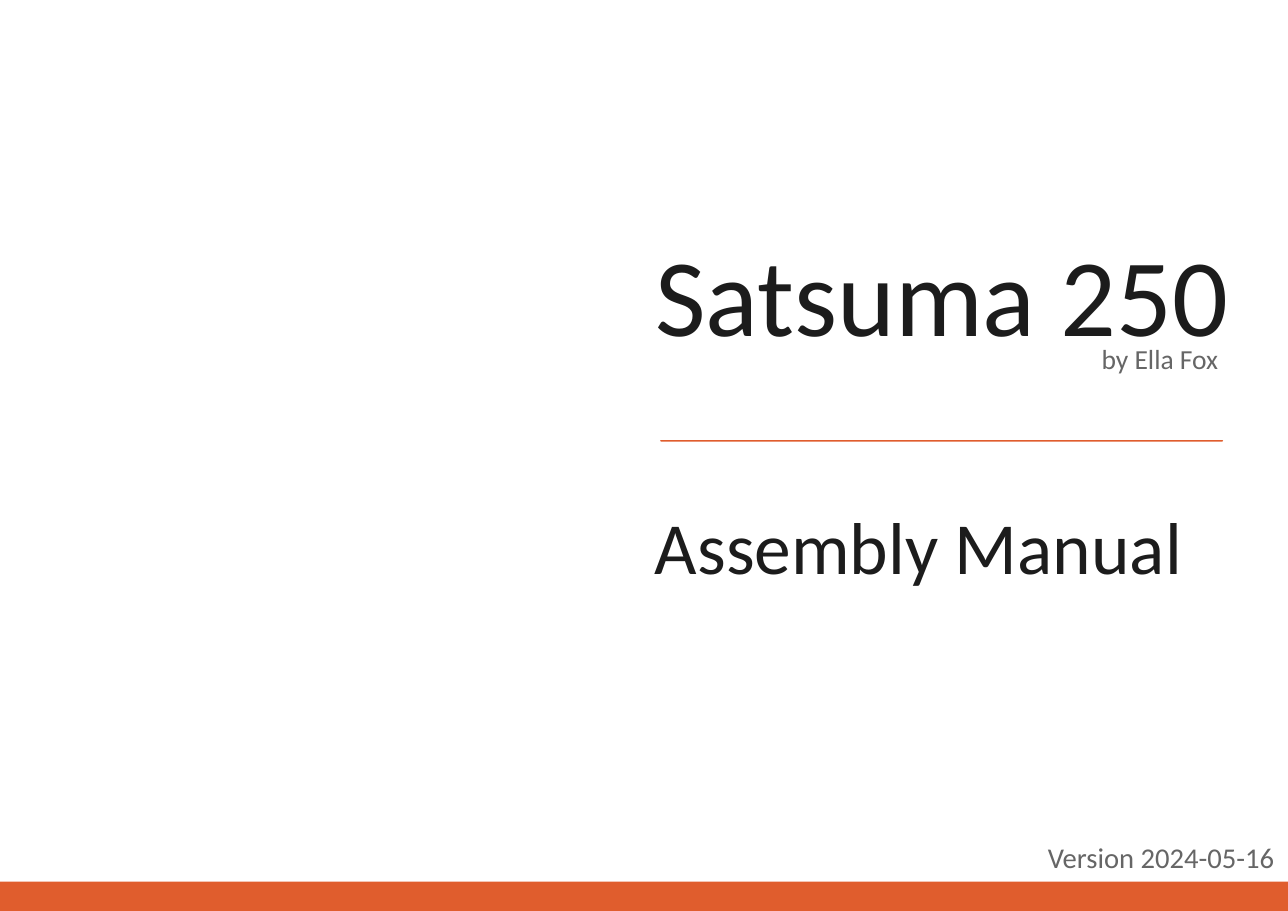
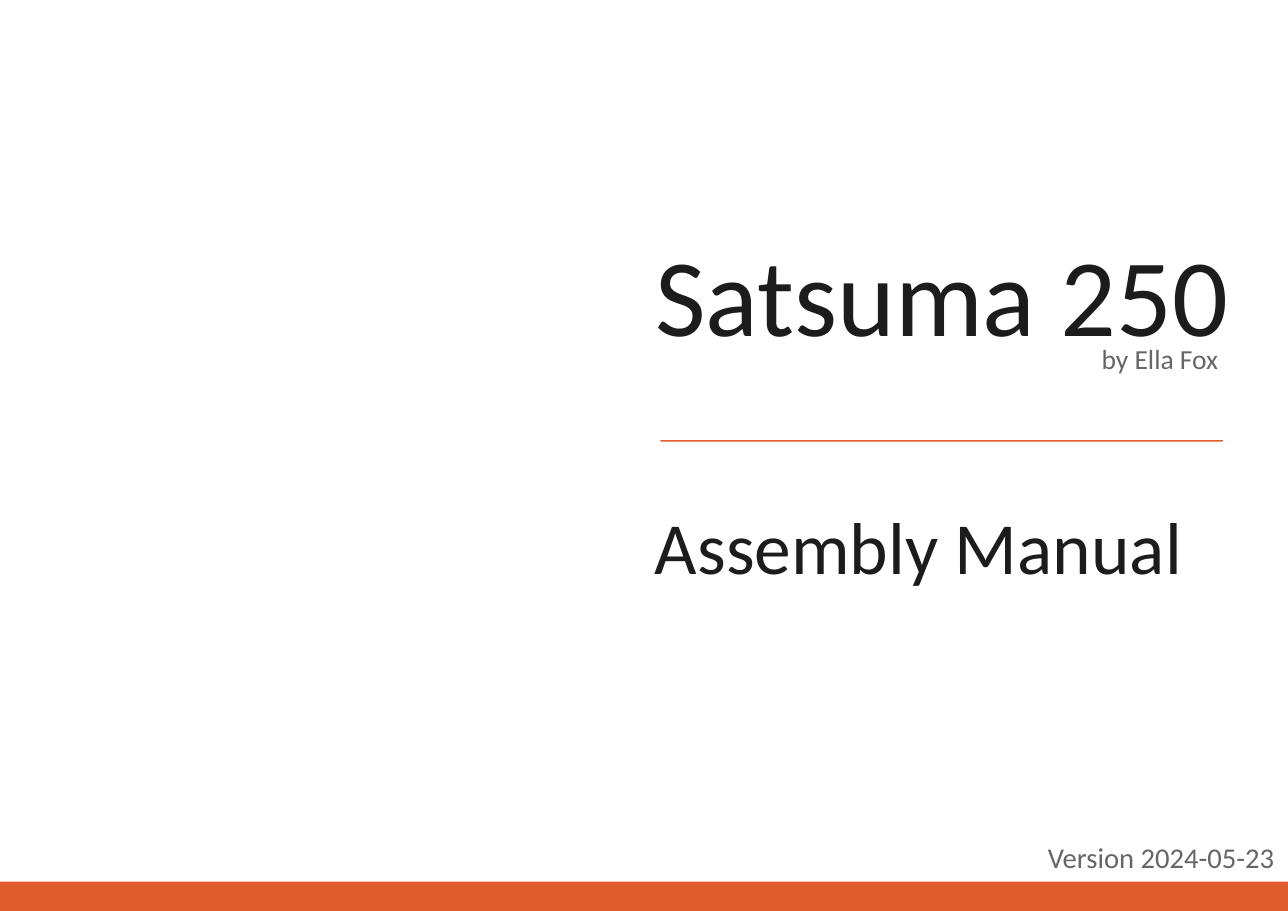
Before and after one commit to Satsuma3D/Satsuma-250, a slide deck: slide 1 of Manual/Assembly Manual.odp. Drawn at 1288x911 pixels with LibreOffice and Linux fonts; fonts in the diff are those of the drawing; background and template pictures are left out. Boxes give left, top, right and bottom in pixels: in the first picture for what was removed or moved away, otherwise in the second. Text is boxed around its words. In the diff, an @@ line names an element or a change of style, - is before the commit and + after.

```diff
--- a/Manual/Assembly Manual.odp
+++ b/Manual/Assembly Manual.odp
@@ text at (1048, 848, 1275, 868): text changed @@
-Version 2024-05-16
+Version 2024-05-23
```
Also in this commit, not shown: 1 other slide changed, 1 slide added, 3 other files.
